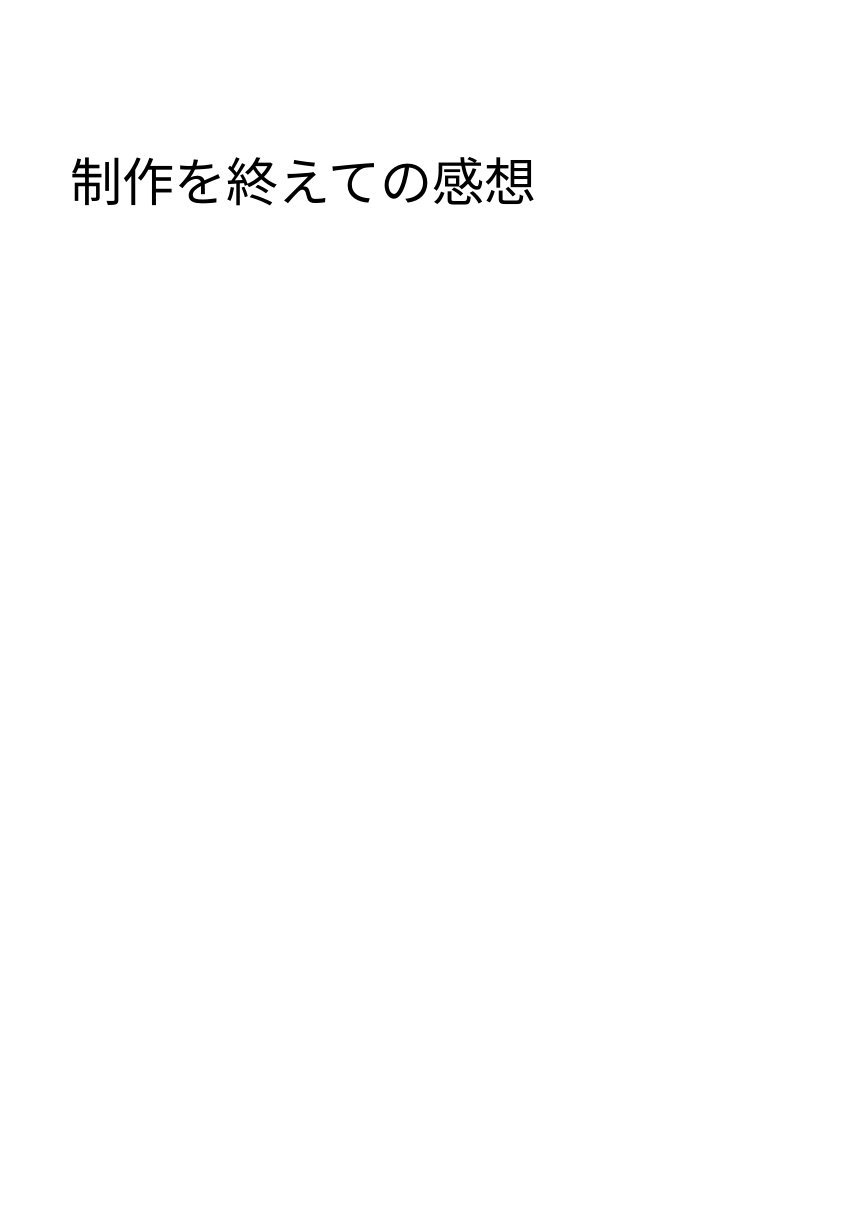
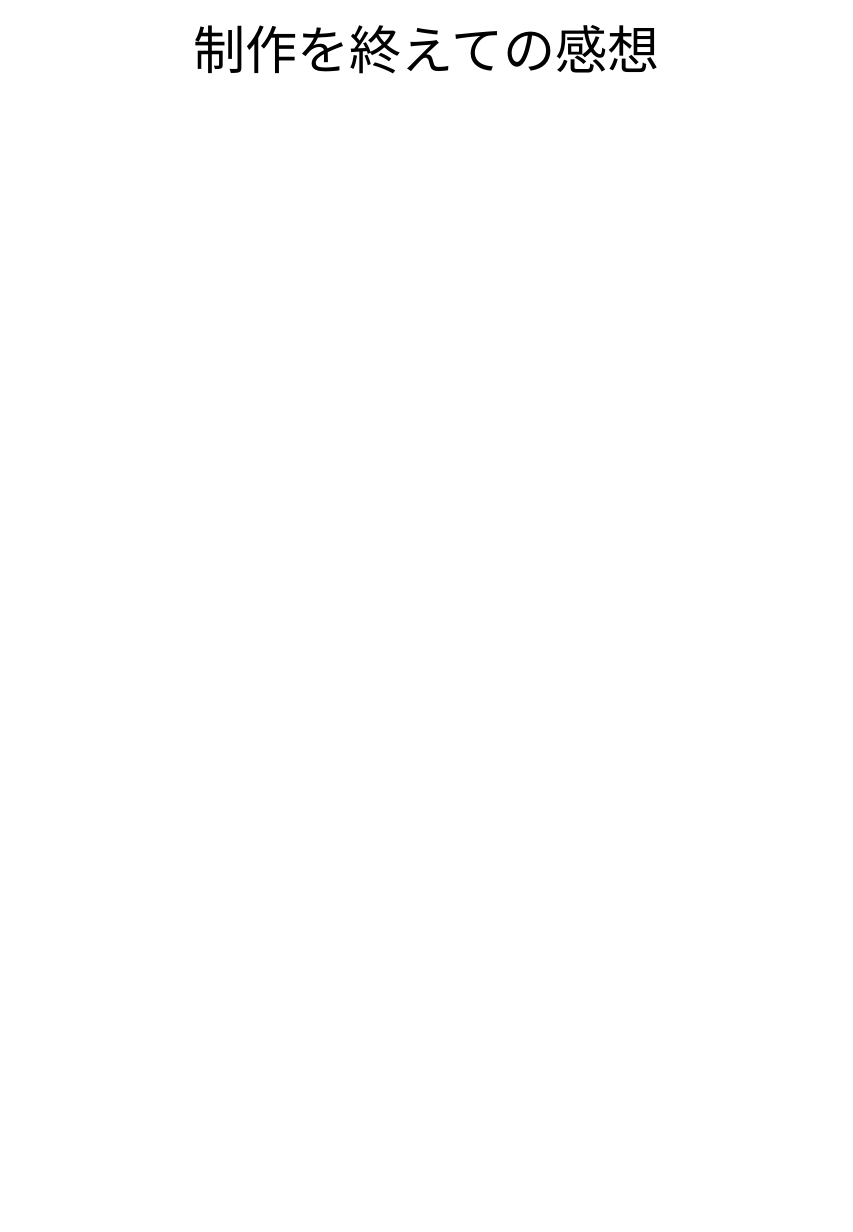
Before and after one commit to TomoyaKanazaki/Graduation, a slide deck: slide 9 of 99_pranning/卒プレアーカイブ.pptx (slide 10 before the commit). Drawn at 853x1232 pixels with LibreOffice and Linux fonts; fonts in the diff are those of the drawing. Boxes give left, top, right and bottom in pixels: in the first picture for what was removed or moved away, otherwise in the second. Text is boxed around its words. In the diff, an @@ line names an element or a change of style, - is before the commit and + after.

```diff
--- a/99_pranning/卒プレアーカイブ.pptx
+++ b/99_pranning/卒プレアーカイブ.pptx
@@ title "制作を終えての感想": place and size @@
-title "制作を終えての感想" at (70,157,536,206)
+title "制作を終えての感想" at (193,25,659,74)
@@ title "制作を終えての感想" at (193,25,659,74): alignment left to centre @@
```
Also in this commit, not shown: 2 slides added, 2 slides removed, 1 other file.
